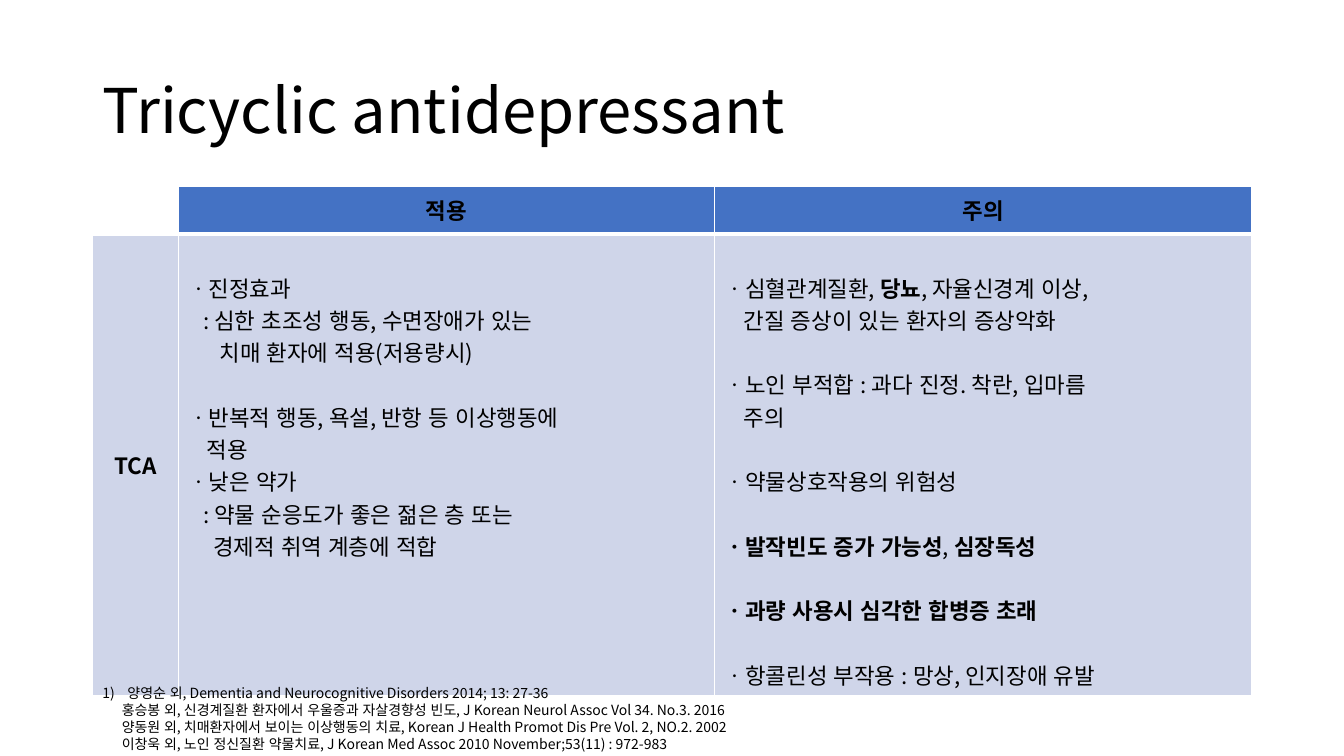
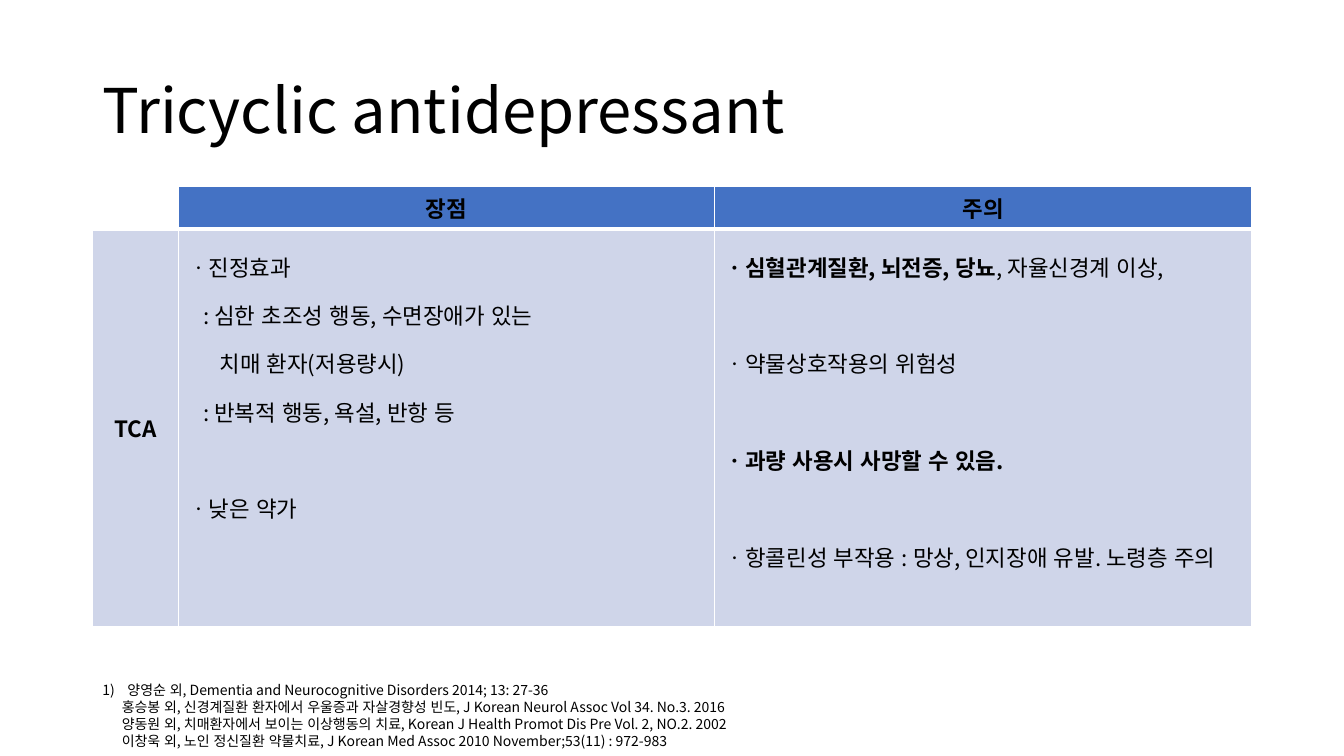
Before and after one commit to sbaram1/Presentation, a slide deck: slide 9 of 20190602_Ixel.pptx. Drawn at 1344x756 pixels with LibreOffice and Linux fonts; fonts in the diff are those of the drawing. Boxes give left, top, right and bottom in pixels: in the first picture for what was removed or moved away, otherwise in the second. Text is boxed around its words. In the diff, an @@ line names an element or a change of style, - is before the commit and + after.

```diff
--- a/20190602_Ixel.pptx
+++ b/20190602_Ixel.pptx
@@ table at <box>93,187,1251,585</box> @@
-row 1, column 2: 적용
+row 1, column 2: 장점
-row 2, column 2: ㆍ진정효과 / : 심한 초조성 행동, 수면장애가 있는 / 치매 환자에 적용(저용량시) / ㆍ반복적 행동, 욕설, 반항 등 이상행동에 / 적용 / ㆍ낮은 약가 / : 약물 순응도가 좋은 젊은 층 또는 / 경제적 취역 계층에 적합
+row 2, column 2: ㆍ진정효과 / : 심한 초조성 행동, 수면장애가 있는 / 치매 환자(저용량시) / : 반복적 행동, 욕설, 반항 등 / ㆍ낮은 약가
-row 2, column 3: ㆍ심혈관계질환, 당뇨, 자율신경계 이상, / 간질 증상이 있는 환자의 증상악화 / ㆍ노인 부적합 : 과다 진정. 착란, 입마름 / 주의 / ㆍ약물상호작용의 위험성 / ㆍ발작빈도 증가 가능성, 심장독성 / ㆍ과량 사용시 심각한 합병증 초래 / ㆍ항콜린성 부작용 : 망상, 인지장애 유발
+row 2, column 3: ㆍ심혈관계질환, 뇌전증, 당뇨, 자율신경계 이상, / ㆍ약물상호작용의 위험성 / ㆍ과량 사용시 사망할 수 있음. / ㆍ항콜린성 부작용 : 망상, 인지장애 유발. 노령층 주의
```
Also in this commit, not shown: 17 other slides changed.
